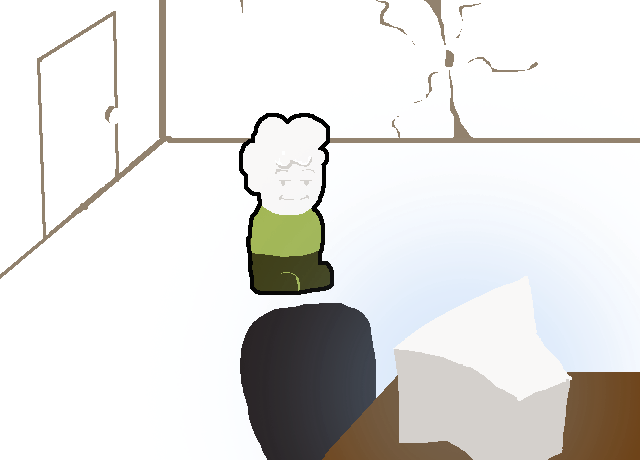
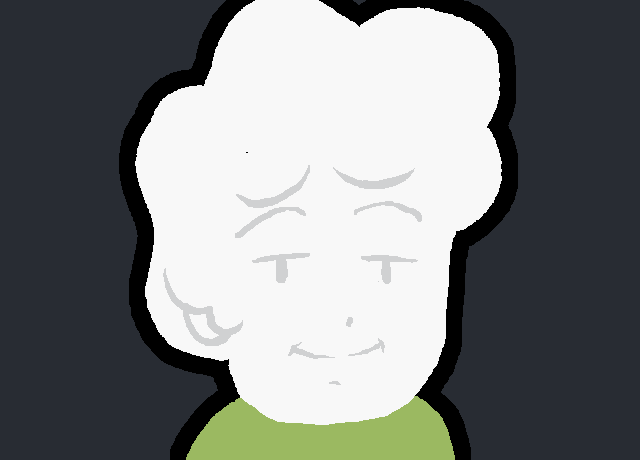
Comparing the layer stacks of the two 640 × 460 images. Changes:
added group "youcloseup" with 5 layers above "house" over [0, 0, 640, 460]
added layer "Layer 27" in group "youcloseup" over [135, 0, 502, 425]
added layer "Layer 28" in group "youcloseup" over [186, 390, 455, 460]
added layer "Layer 29" in group "youcloseup" over [119, 0, 518, 460]
added layer "bg" in group "youcloseup" over [0, 0, 640, 460]
